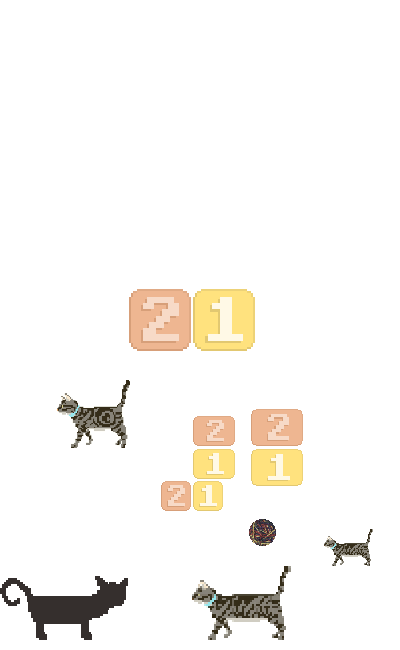
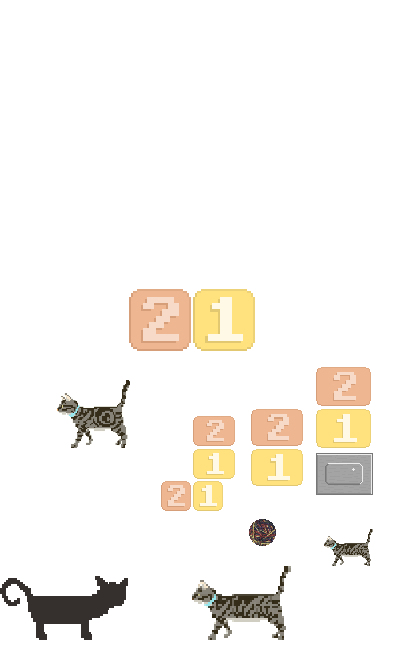
The second 400 × 650 image is a revision of the first. Changes to its layers:
added layer "Layer 3" above "Modified 1 Block" over <box>316,453,373,495</box>
added layer "Modified 1 Block" above "Modified2Block" over <box>316,373,371,448</box>
added layer "Modified2Block" above "Yarn ball" over <box>316,367,371,406</box>
